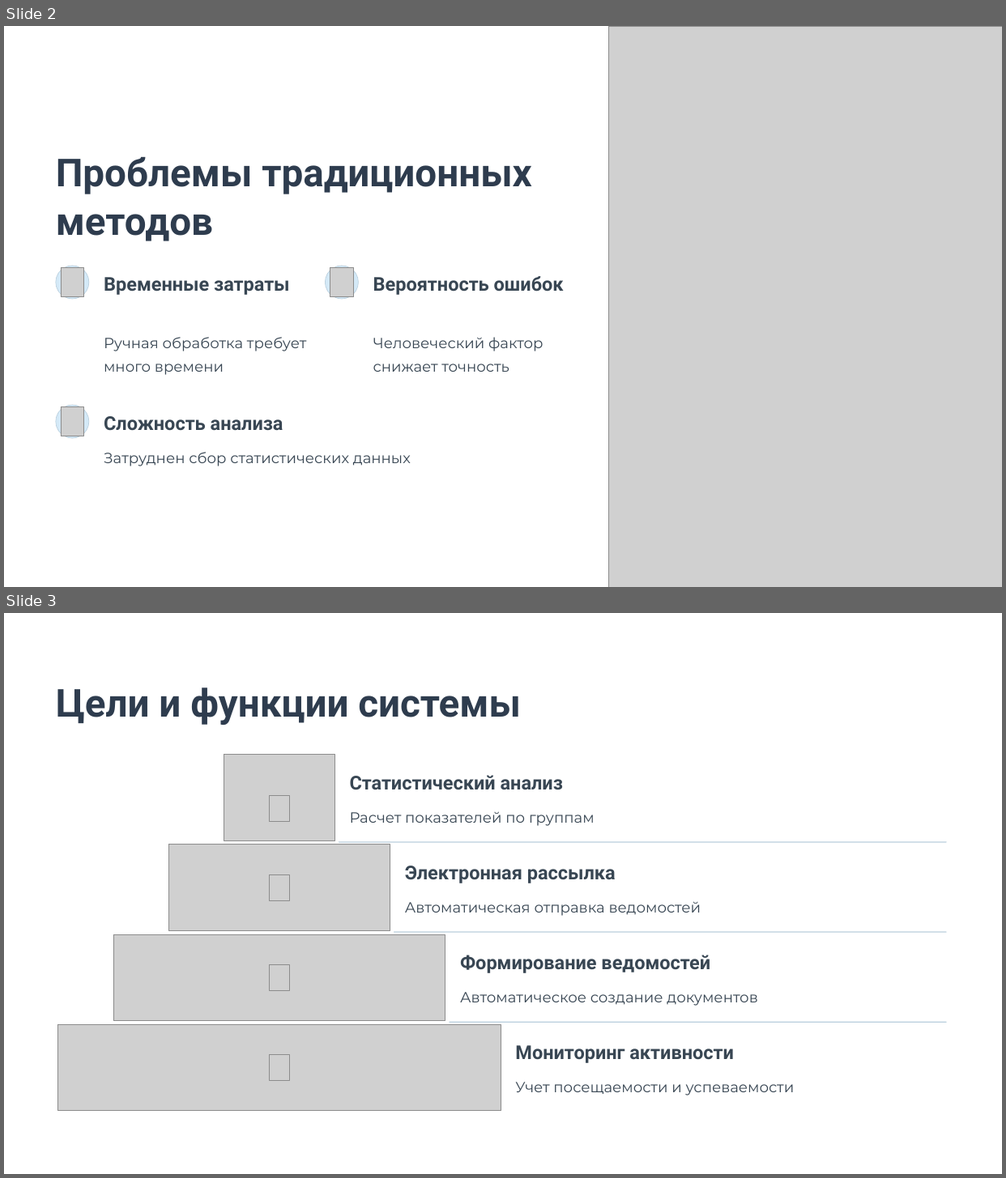
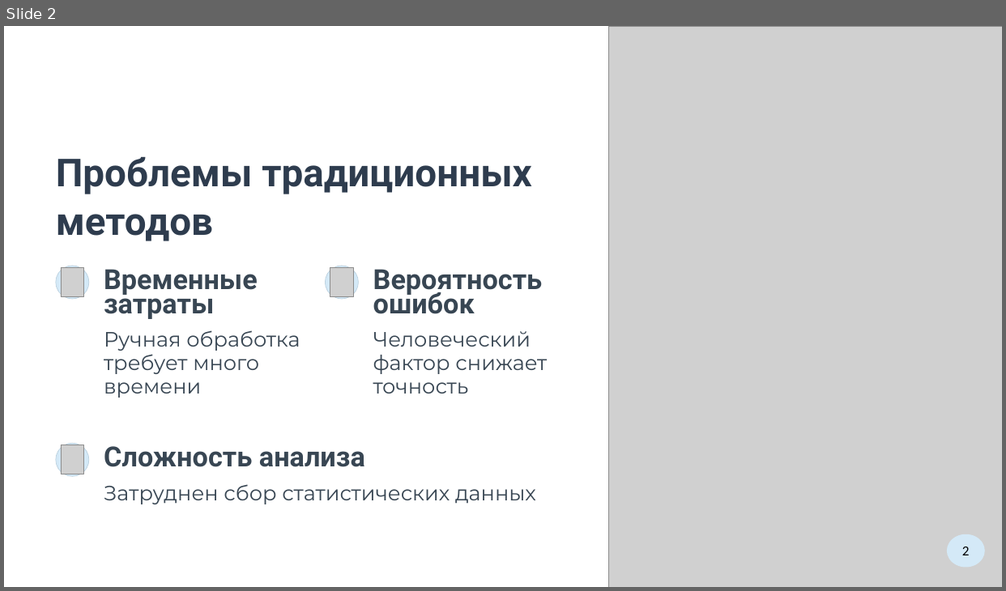
Before and after one commit to dizmortus/PerformanceAccounting, a slide deck: файлы/Высоцкий.pptx. Shown one above the other, each under a label of ours: slides 2 and 3 before the commit, slide 2 after it. The pictures are 1006x1178 and 1006x591 pixels, drawn with LibreOffice and Linux fonts; fonts in the diff are those of the drawing; grey boxes stand for pictures; background and template pictures are left out. Boxes give left, top, right and bottom in pixels: in the first picture for what was removed or moved away, otherwise in the second. Text is boxed around its words. In the diff, an @@ line names an element or a change of style, - is before the commit and + after.

```diff
--- a/файлы/Высоцкий.pptx
+++ b/файлы/Высоцкий.pptx
@@ slide 3 removed at <box>4,613,1002,1174</box>, background picture (left out) @@
@@ text removed at <box>56,688,521,725</box> @@
-Цели и функции системы
@@ picture removed at <box>224,755,334,841</box> @@
@@ text removed at <box>350,775,563,790</box> @@
-Статистический анализ
@@ picture removed at <box>269,795,290,821</box> @@
@@ text removed at <box>350,811,594,826</box> @@
-Расчет показателей по группам
@@ picture removed at <box>168,845,390,931</box> @@
@@ rounded rectangle removed at <box>339,842,946,843</box> @@
@@ picture removed at <box>269,875,290,901</box> @@
@@ text removed at <box>405,866,616,884</box> @@
-Электронная рассылка
@@ text removed at <box>405,901,701,916</box> @@
-Автоматическая отправка ведомостей
@@ picture removed at <box>113,935,445,1021</box> @@
@@ rounded rectangle removed at <box>394,931,946,933</box> @@
@@ picture removed at <box>269,965,290,991</box> @@
@@ text removed at <box>460,955,710,973</box> @@
-Формирование ведомостей
@@ text removed at <box>460,992,757,1006</box> @@
-Автоматическое создание документов
@@ picture removed at <box>58,1024,501,1110</box> @@
@@ rounded rectangle removed at <box>450,1021,947,1023</box> @@
@@ text removed at <box>515,1046,734,1063</box> @@
-Мониторинг активности
@@ picture removed at <box>269,1054,290,1081</box> @@
@@ text removed at <box>515,1082,795,1096</box> @@
-Учет посещаемости и успеваемости
@@ rectangle removed at <box>863,1131,995,1167</box> @@
@@ slide 2 changed as well @@
@@ 2 texts, 1 picture, 1 rounded rectangle: place and size @@
-2 texts, 1 picture, 1 rounded rectangle at <box>56,405,411,467</box>
+2 texts, 1 picture, 1 rounded rectangle at <box>56,443,536,505</box>
@@ size 22 to 32 pt in 3 elements at <box>104,269,258,319</box>, <box>373,269,543,314</box>, <box>104,446,365,467</box> @@
@@ size 17 to 24 pt in 3 elements at <box>104,331,300,398</box>, <box>373,331,547,394</box>, <box>104,484,536,505</box> @@
@@ ellipse added at <box>947,535,985,567</box>, fill #D4E9F7, 16 pt, text #000000 @@
+2
```
Also in this commit, not shown: 6 other slides changed, 3 slides added, 1 other slide removed, 6 other files.
